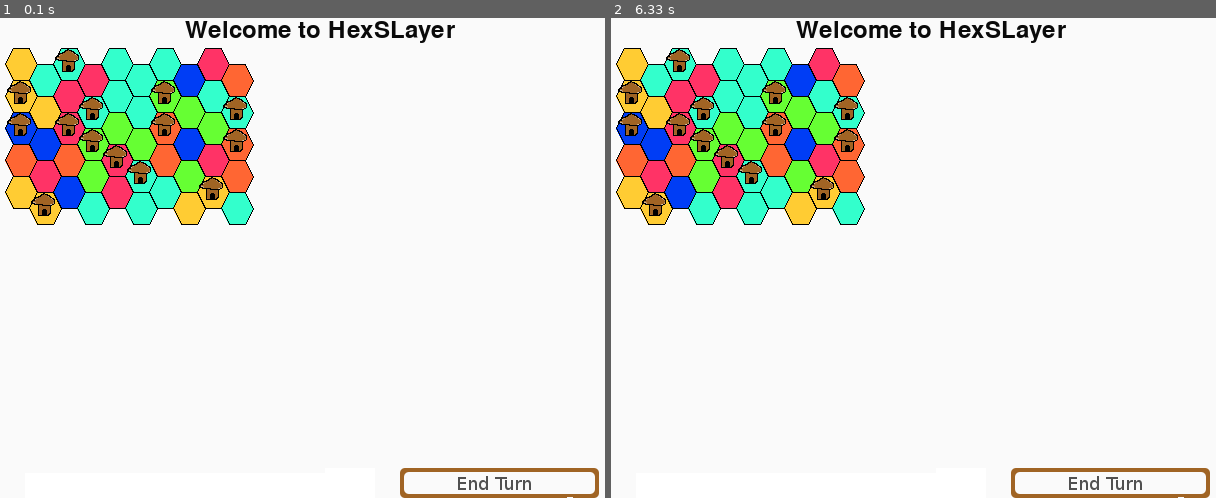
Above: before the commit, frames 1-2 (left to right).
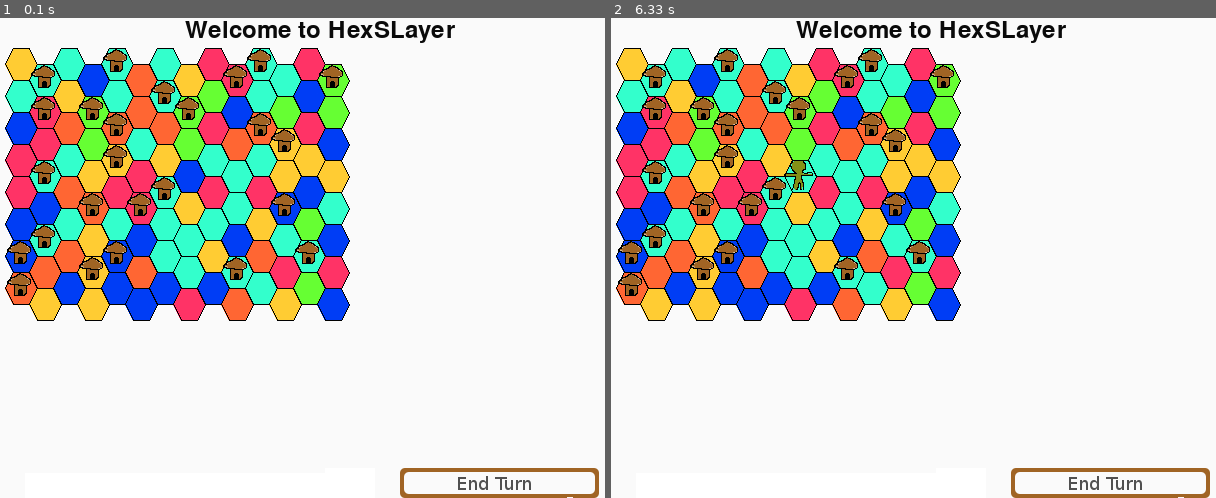
Above: after the commit, the same moments.

Repository: StephenFluin/HexSLayer
Game: pygame game, started from hexslayer.py
Same seed, same stepped clock (60 frames per second), same inputs: the game is played once before the commit and once after it. The source is Python 2; it was converted automatically to run under Python 3.
Inputs:
- Up to frame 1 (0.1 s): no input
- Up to frame 2 (6.33 s): no input

The runs differ from the first frame. In frame 1, 26% of the frame differs, in the area x 0-58%, y 6-64%; in frame 2, 26%.

Commit message:
Split AI into separate file and made modular. Working on having an intelligent AI that can upgrade.

Diff:
--- /dev/null
+++ b/ai.py
@@ -0,0 +1,128 @@
+#
+# HexSLayer
+# copyright (C) Stephen Fluin 2009
+#
+
+# AIs
+
+from pawns import *
+
+class AI():
+	def takeTurn(self, gameMap,player):
+		return
+
+class NaiveAI(AI):
+	def takeTurn(self,gameMap,player):
+		# buy units where appropriate
+		for row in gameMap.tiles:
+			for tile in row:
+				if tile.player == player:
+					realm = tile.realm
+					# TODO: This is really really innefficient (n^2 rather than n)
+					for t in realm:
+						if t.village and t.village.balance >= 30 and not tile.pawn and not tile.grave and not tile.village:
+
+							tile.pawn = Villager(gameMap,tile.xloc,tile.yloc)
+							t.village.balance -= 10
+							gameMap.renders.append(tile.pawn)
+							#print "Bought a simple pawn and placed at %sx%s for the tile at %sx%s" % (tile.x,tile.y,tile.xloc,tile.yloc)
+
+
+
+						else:
+							if t.village:
+								#print "didn't buy anything, because %s is the balance" % (t.village.balance)
+								nothing = None
+		# move units where appropriate
+		for row in gameMap.tiles:
+			for tile in row:
+
+				if tile.player == player and tile.pawn and not tile.pawn.moved:
+					set = gameMap.getTileSet(tile.getPoint())
+					for candidate in set:
+						direction = random.randint(0,5)
+						for i in range(0,6):
+							dest = candidate.getAdjacentTile((direction + i) % 6)
+							if not(not dest or dest.player == tile.player or dest.xloc < 0 or dest.yloc < 0 or dest.xloc >= gameMap.width or dest.yloc >= gameMap.height):
+								break
+							if i == 5:
+								dest = None
+
+
+					if dest:
+						tile.pawn.startTile = tile
+						if tile.pawn.attack(dest.xloc,dest.yloc):
+							tile.pawn.moved = True
+							tile.pawn.setPos(dest.xloc,dest.yloc)
+
+
+class SleepAI(AI):
+	def takeTurn(self,gameMap,player):
+		return
+
+class AIPlus(AI):
+	def takeTurn(self,gameMap,player):
+		# buy units where appropriate
+		for row in gameMap.tiles:
+			for tile in row:
+				if tile.player == player:
+					realm = tile.realm
+					# TODO: This is really really innefficient (n^2 rather than n)
+					for t in realm:
+						if t.village and t.village.balance >= 35 and not tile.pawn and not tile.grave and not tile.village:
+
+							tile.pawn = Villager(gameMap,tile.xloc,tile.yloc)
+							t.village.balance -= 10
+							gameMap.renders.append(tile.pawn)
+							print "Bought a simple pawn and placed at %sx%s for the tile at %sx%s" % (tile.x,tile.y,tile.xloc,tile.yloc)
+
+
+
+						else:
+							if t.village:
+								#print "didn't buy anything, because %s is the balance" % (t.village.balance)
+								nothing = None
+
+		# upgrade units where appropriate
+		#If we have high income, upgrade!
+		for row in gameMap.tiles:
+			for tile in row:
+				if tile.player == player:
+					army = []
+					for t in realm:
+						if t.pawn:
+							army.append((t,t.pawn))
+					if len(army) > 2:
+						upkeep = 0
+						lastPawnTile = None
+
+						if len(t.realm)-upkeep >= 4 or t.village.balance > 60:
+							print "High income detected for player %s" % (player)
+							tile.pawn.attack(lastPawTile.getPoint())
+						else:
+							print "High income wasn't detected, +%s and -%s and balance is $%s." % (len(t.realm),upkeep,t.village.balance)
+
+
+		# move units where appropriate
+		for row in gameMap.tiles:
+			for tile in row:
+
+				if tile.player == player and tile.pawn and not tile.pawn.moved:
+					set = gameMap.getTileSet(tile.getPoint())
+					for candidate in set:
+						direction = random.randint(0,5)
+						for i in range(0,6):
+							dest = candidate.getAdjacentTile((direction + i) % 6)
+							if not(not dest or dest.player == tile.player or dest.xloc < 0 or dest.yloc < 0 or dest.xloc >= gameMap.width or dest.yloc >= gameMap.height):
+								break
+							if i == 5:
+								dest = None
+
+
+					if dest:
+						tile.pawn.startTile = tile
+						if tile.pawn.attack(dest.xloc,dest.yloc):
+							tile.pawn.moved = True
+							tile.pawn.setPos(dest.xloc,dest.yloc)
+					else:
+						print "No candidate for attack."
--- a/hexslayer.py
+++ b/hexslayer.py
@@ -10,6 +10,7 @@
 from pawns import *
 from hexmath import *
 from controls import *
+from ai import *
 
 
 if not pygame.font: print 'Warning, fonts disabled'
@@ -131,8 +132,8 @@
 
 class Map():
 	def __init__(self):
-		self.width = 5#13
-		self.height = 10#25
+		self.width = 7#13
+		self.height = 16#25
 		self.x = 5
 		self.y = 30
 
@@ -146,6 +147,7 @@
 		self.selectedSet = []
 		self.selectedVillage = None
 		self.infoBar = None
+		self.players = []
 
 		for y in range(self.height):
 
@@ -154,6 +156,11 @@
 				row[x] = Tile(self,x,y)
 				self.alltiles.append(row[x])
 			self.tiles.append(row)
+
+		# Add some AIs to the game.
+		for i in range(0,5):
+			self.players.append(NaiveAI())
+		self.players.append(AIPlus())
 
 
 	def hexClicked(self,x,y):
@@ -306,7 +313,7 @@
 					if tile.village.balance < 0:
 						for space in realm:
 							if space.pawn:
-								pawn.kill(space)
+								space.pawn.kill(space)
 								tile.village.balance = 0
 
 				if tile.pawn:
@@ -321,51 +328,12 @@
 	# Process AI calls for each player.
 	# TODO Make this use a model of handing an AI class a gamemap and have the AI take a single turn.
 	def runAI(self):
-		#0-5 means you have an AI-only game, 1-5 means player 0 is human.
+		#0-6 means you have an AI-only game, 1-6 means player 0 is human.
 		#The game currently has no protections from cheating, but do we need them if all of the AI's have moved every turn?
-		for player in range(1,5):
-			print "Running ai for player %s" % (player)
-
-			# buy units where appropriate
-			for row in self.tiles:
-				for tile in row:
-					if tile.player == player:
-						realm = tile.realm
-						# TODO: This is really really innefficient (n^2 rather than n)
-						for t in realm:
-							if t.village and t.village.balance >= 30 and not tile.pawn and not tile.grave and not tile.village:
-
-								tile.pawn = Villager(self,tile.xloc,tile.yloc)
-								t.village.balance -= 10
-								self.renders.append(tile.pawn)
-								print "Bought a simple pawn and placed at %sx%s for the tile at %sx%s" % (tile.x,tile.y,tile.xloc,tile.yloc)
-							else:
-								if t.village:
-									#print "didn't buy anything, because %s is the balance" % (t.village.balance)
-									nothing = None
-			# move units where appropriate
-			for row in self.tiles:
-				for tile in row:
-
-					if tile.player == player and tile.pawn and not tile.pawn.moved:
-						set = self.getTileSet(tile.getPoint())
-						for candidate in set:
-							direction = random.randint(0,5)
-							for i in range(0,6):
-								dest = candidate.getAdjacentTile((direction + i) % 6)
-								if not(not dest or dest.player == tile.player or dest.xloc < 0 or dest.yloc < 0 or dest.xloc >= self.width or dest.yloc >= self.height):
-									break
-								if i == 5:
-									dest = None
-
-
-						if dest:
-							tile.pawn.startTile = tile
-							if tile.pawn.attack(dest.xloc,dest.yloc):
-								tile.pawn.moved = True
-								tile.pawn.setPos(dest.xloc,dest.yloc)
-						else:
-							print "No candidate for attack."
+		for player in range(0,6):
+			#print "Running ai for player %s" % (player)
+			self.players[player].takeTurn(self,player)
+
 
 
 
@@ -464,7 +432,8 @@
 		pygame.display.flip()
 
 		# Only add the following line if you want AI-Only mode.
-		#gameMap.newTurn()
+		gameMap.newTurn()
+		time.sleep(3)
 
 
 
--- a/pawns.py
+++ b/pawns.py
@@ -40,12 +40,13 @@
 				#The attacked tile is adjacent to a tile in our starting set
 
 
-
 				#Newly organized version of attack code
 				# Step 1. Check if just moving within my realm and allow
 				if dest.player != self.startTile.player:
 					self.moved = True
 				else:
+					if dest.village:
+						return False
 					if dest.pawn and dest.pawn != self:
 						if self.level == 1 and dest.pawn.level <= 4:
 
@@ -113,7 +114,7 @@
 		elif self.level == 4:
 			self.image = pygame.image.load("knight.png")
 			self.upkeep = 50
-	def kill(tile):
+	def kill(self,tile):
 
 		self.gameMap.renders.remove(self)
 		tile.pawn = None
